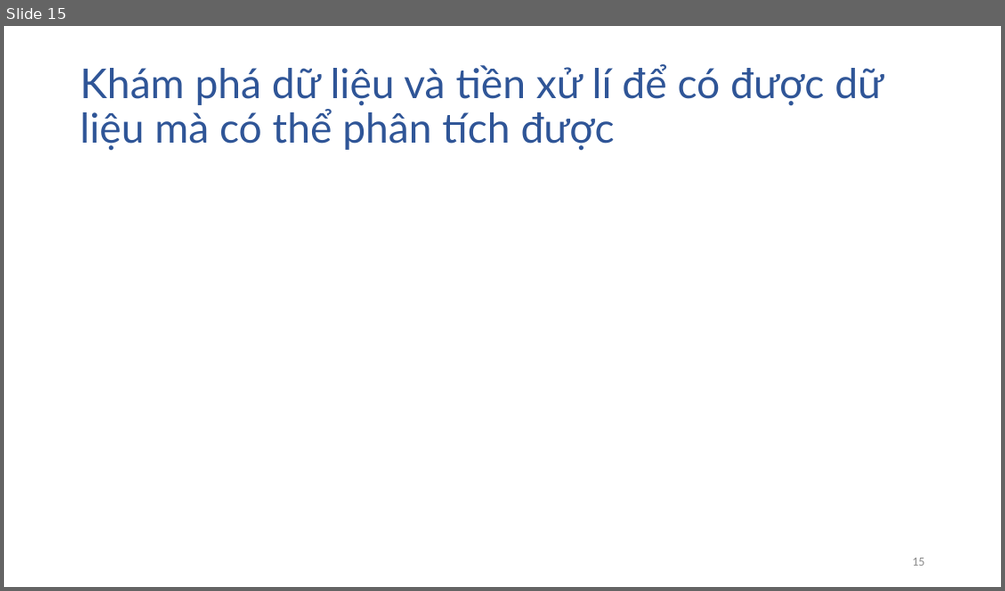
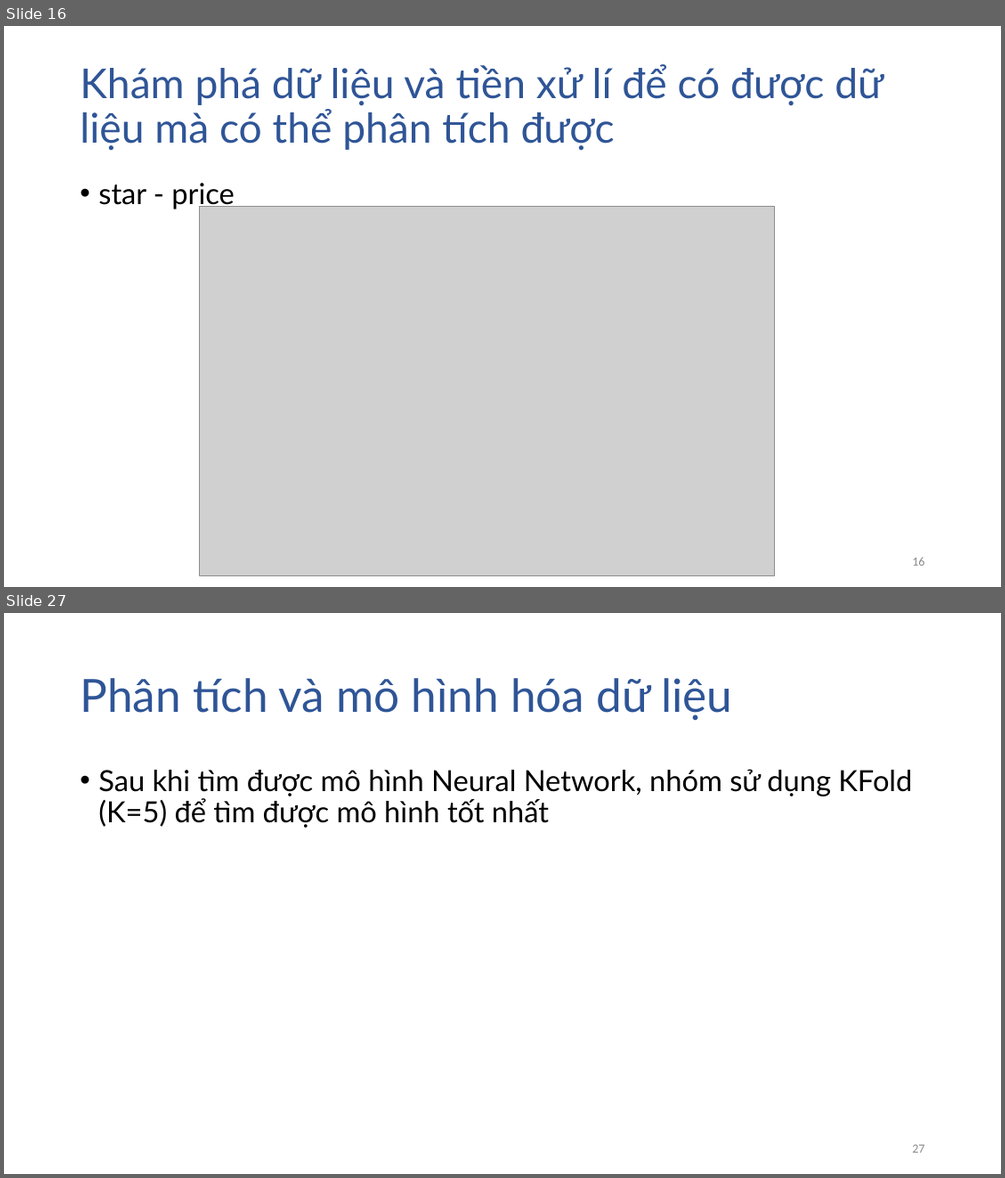
Before and after one commit to dtphat97/DataScienceFinal, a slide deck: Slide.pptx. Shown one above the other, each under a label of ours: slide 15 before the commit, slides 16 and 27 after it; the slides between them are not shown. The pictures are 1005x591 and 1005x1178 pixels, drawn with LibreOffice and Linux fonts; fonts in the diff are those of the drawing; grey boxes stand for pictures. Boxes give left, top, right and bottom in pixels: in the first picture for what was removed or moved away, otherwise in the second. Text is boxed around its words. In the diff, an @@ line names an element or a change of style, - is before the commit and + after.

```diff
--- a/Slide.pptx
+++ b/Slide.pptx
@@ slide 27 added at box(4, 613, 1001, 1174), background #FFFFFF @@
@@ title added at box(80, 678, 732, 720), 44 pt, text #2F5597 @@
+Phân tích và mô hình hóa dữ liệu
@@ text added at box(98, 769, 912, 827), 28 pt, text #000000 @@
+• Sau khi tìm được mô hình Neural Network, nhóm sử dụng KFold (K=5) để tìm được mô hình tốt nhất
@@ page number added at box(912, 1144, 924, 1152), 12 pt, text #8C8C8C @@
+27
@@ what was slide 15 is now slide 16 @@
@@ slide 16 changed as well @@
@@ text added at box(98, 183, 235, 209), 28 pt, text #000000 @@
+• star - price
@@ picture added at box(199, 206, 775, 576) @@
```
Also in this commit, not shown: 5 other slides changed, 11 other slides added.
